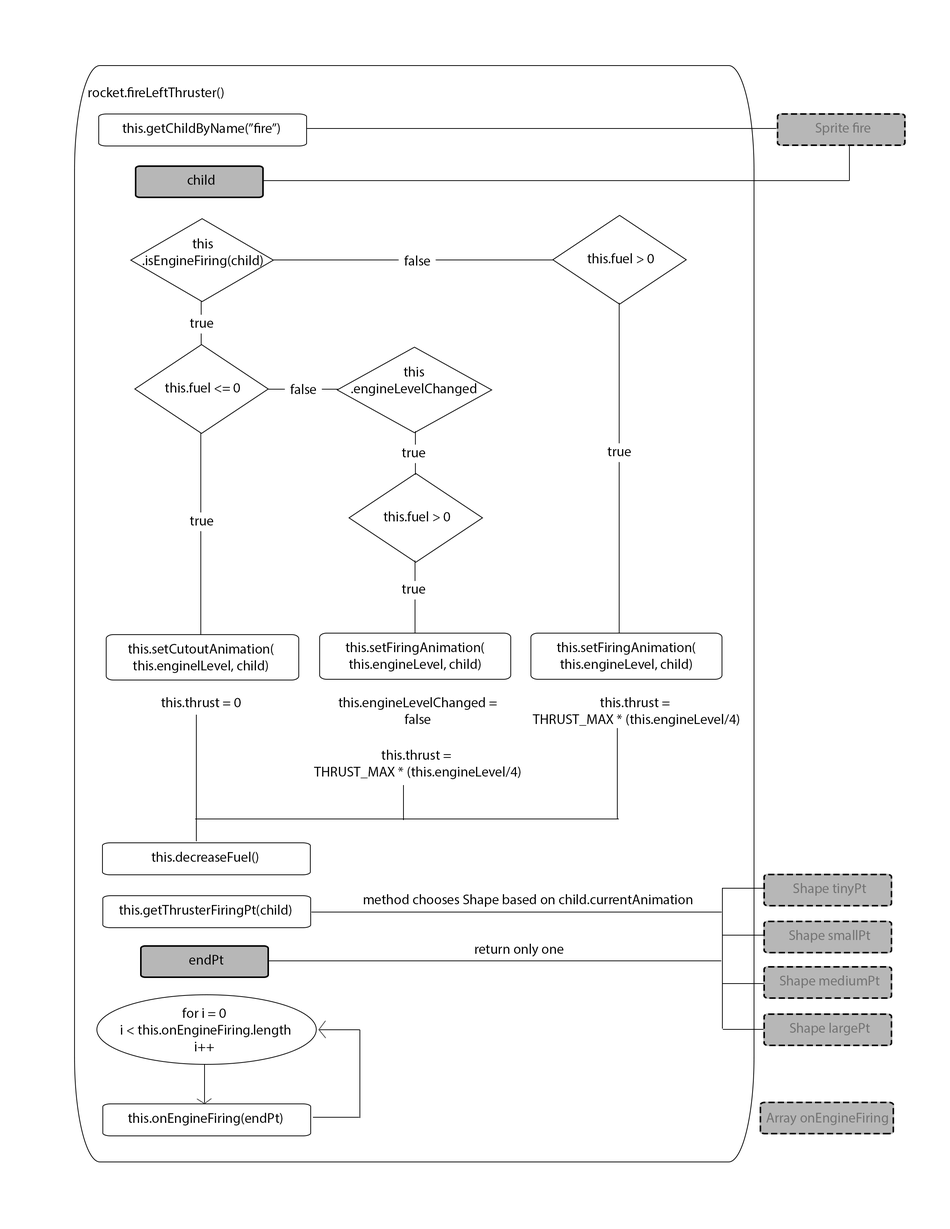
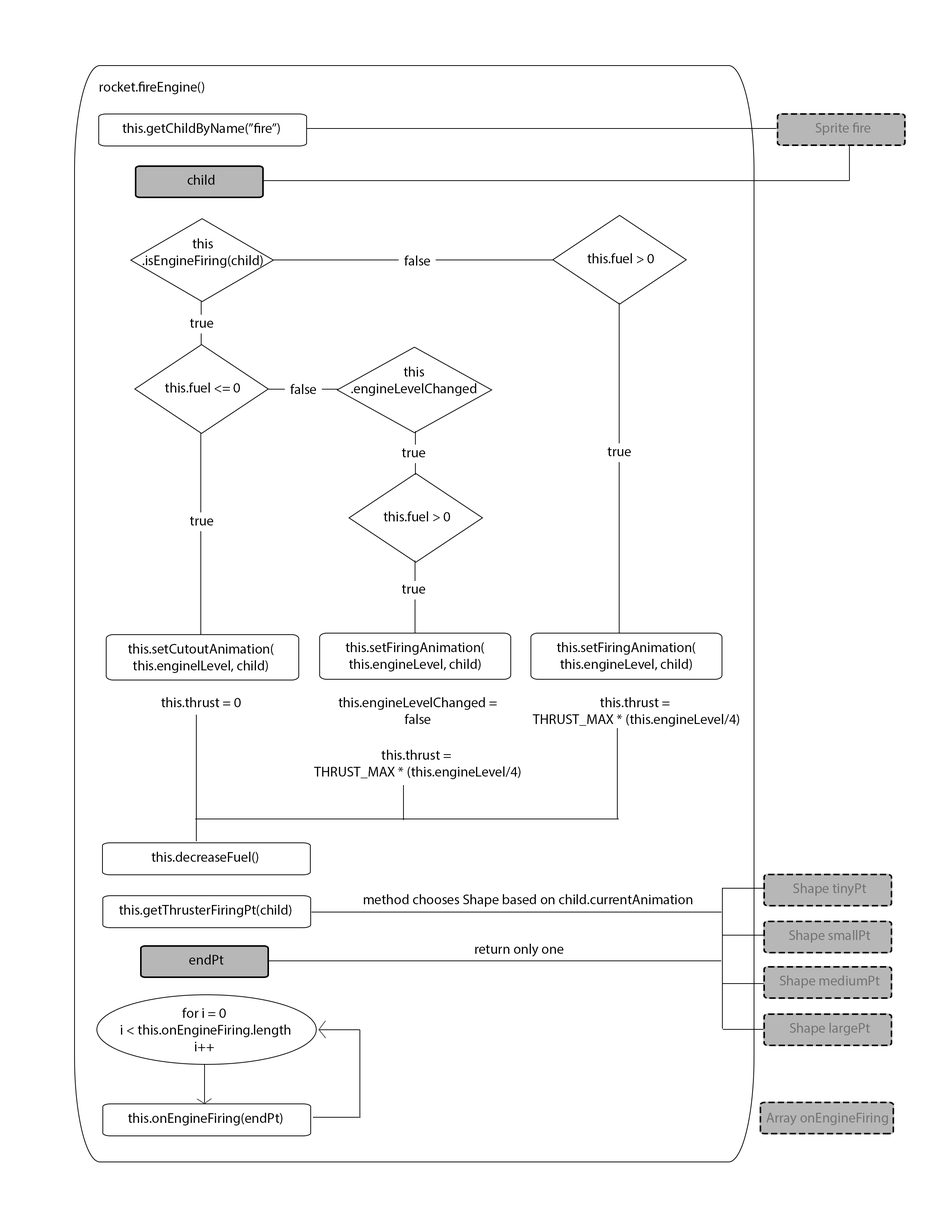
Layered file, before and after one edit (950 x 1229). Changes by layer:
painted on "Decision" (2nd of 5, in "Group 1" › "Decision key copy 7") over box(404, 347, 427, 355)
painted on "Rounded Rectangle 1" (3rd of 16, in "Group 1" › "Node thrusterL copy 2") over box(889, 1102, 895, 1135)
painted on "Rounded Rectangle 1" (4th of 16, in "Group 1" › "Node thrusterL copy 5") over box(763, 1013, 892, 1047)
painted on "Rounded Rectangle 1" (5th of 16, in "Group 1" › "Node thrusterL copy 4") over box(763, 966, 893, 999)
painted on "Rounded Rectangle 1" (6th of 16, in "Group 1" › "Node thrusterL copy 3") over box(763, 920, 892, 953)
painted on "Rounded Rectangle 1" (7th of 16, in "Group 1" › "Node thrusterL copy") over box(763, 873, 892, 906)
painted on "Rounded Rectangle 1" (8th of 16, in "Group 1" › "Node thrusterL") over box(776, 113, 905, 146)
renamed "rocket.fireLeftThruster()" to "rocket.fireEngine()", painted on it over box(88, 81, 224, 99)
painted on "Rounded Rectangle 1" (16th of 16, in "Group 1" › "Node fireLeftThruster()") over box(88, 68, 739, 355)
